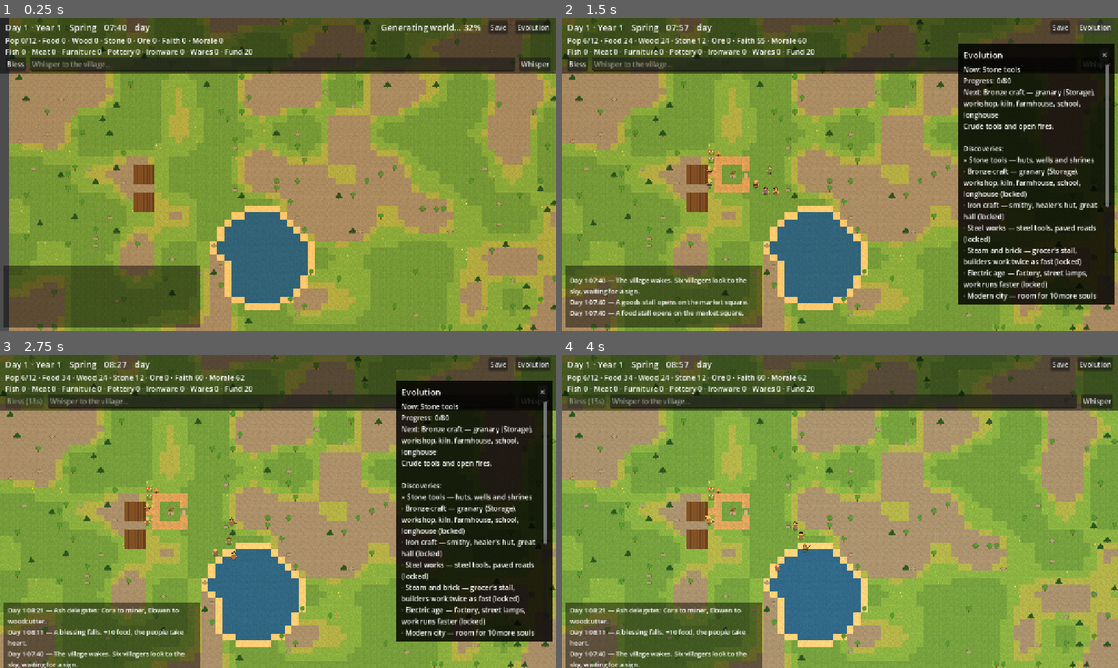
Above: before the commit, frames 1-4 (two rows, left to right).
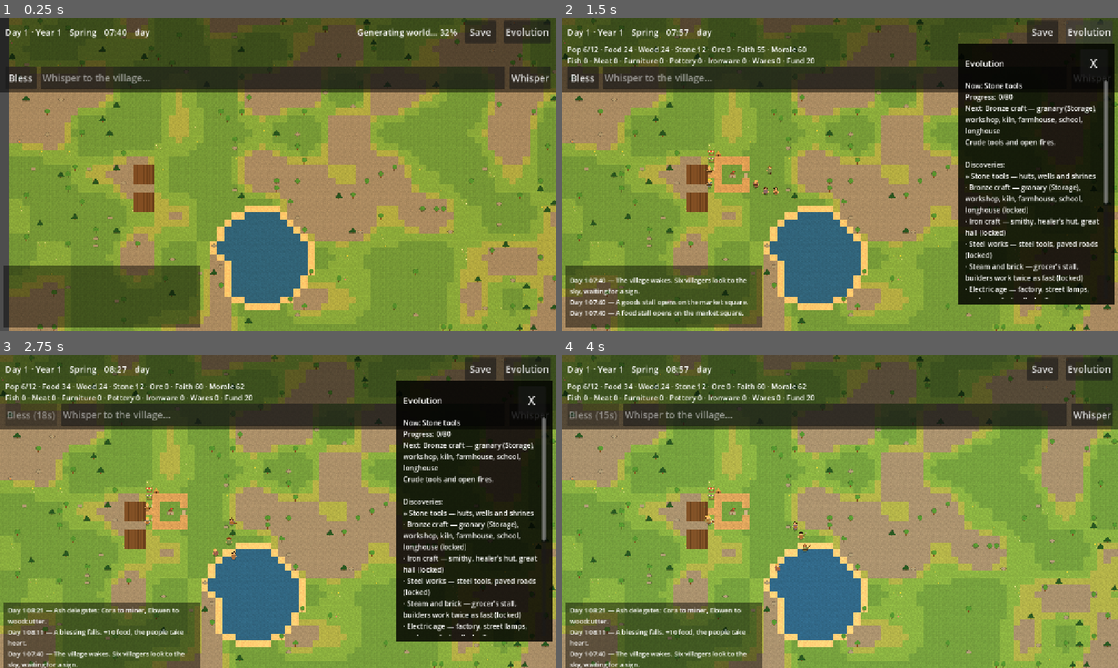
Above: after the commit, the same moments.

Repository: japage1928/godciv
Game: Godot game, scene res://scenes/main.tscn
The game is run twice, just before and just after one commit, with the same random seed, the same clock (stepped at 60 frames per second) and the same inputs.
Inputs:
- Up to frame 1 (0.25 s): no input
- Up to frame 2 (1.5 s): click "Save" at 0.5 s; click "Evolution" at 1.25 s
- Up to frame 3 (2.75 s): click "Bless" at 2 s
- Up to frame 4 (4 s): click "Whisper" at 2.75 s; click "✕" (after the commit: "X") at 3.5 s

The runs differ from the first frame. In frame 1, 12% of the frame differs, in the area x 0-100%, y 0-24%; in frame 2, 17%; in frame 3, 17%, in the area x 0-100%, y 0-91%; in frame 4, 12%.

Commit message:
GodCiv mobile pass: phone-sized HUD (split rows, thumb buttons, readable log), sidebar/card near-full-width on portrait, plain X close buttons

Diff:
--- a/godot/scripts/ui/evolution_sidebar.gd
+++ b/godot/scripts/ui/evolution_sidebar.gd
@@ -3,19 +3,27 @@
 
 # Collapsible sidebar for the evolution layer, Phase 3 fix (John,
 # Nov 5, 2026): the top HUD stays simple — basic info only — and
-# the whole evolution of tech advancements lives here, collapsed by
-# default, opened by one tap on the Evolution button in the top bar.
-# It shows the current discovery and its progress, the next
+# the whole evolution of tech advancements lives here, collapsed
+# by default, opened by one tap on the Evolution button in the top
+# bar. It shows the current discovery and its progress, the next
 # discovery, the full tech tree (discovered / current / locked),
 # and villager progression (class ladder, jobs unlocked per
 # discovery, tool tiers). It only reads GodCivEconomy tables and
 # the tech level/progress the HUD passes in — no sim rules live
 # here. It closes via the X button, the Evolution button again, or
-# a tap outside it (the HUD hides it when a villager card opens or
-# an empty tap lands). It sits on the right edge and never covers
-# the whole screen.
+# a tap outside it (the HUD hides it when a villager card opens
+# or an empty tap lands). It sits on the right edge and never
+# covers the whole screen.
+#
+# Mobile pass (John, Nov 5, 2026): on a portrait phone the panel
+# is most of the screen width, text is phone-sized, and the X is
+# a plain ASCII "X" on a real thumb-sized button — the old "✕"
+# glyph rendered as a fallback box on some fonts and the last
+# play-check could not confirm it closed anything.
 
+var _title_label: Label
 var _body_label: Label
+var _close_button: Button
 var _tech_level: int = 0
 var _tech_progress: int = 0
 var _last_text: String = ""
@@ -24,43 +32,57 @@
 func _ready() -> void:
 	visible = false
 	set_anchors_preset(Control.PRESET_CENTER_RIGHT)
-	offset_left = -368
-	offset_top = -300
-	offset_right = -8
-	offset_bottom = 300
 	var style := StyleBoxFlat.new()
 	style.bg_color = Color(0.0, 0.0, 0.0, 0.82)
-	style.content_margin_left = 12.0
-	style.content_margin_right = 12.0
-	style.content_margin_top = 10.0
-	style.content_margin_bottom = 10.0
+	style.content_margin_left = 16.0
+	style.content_margin_right = 16.0
+	style.content_margin_top = 12.0
+	style.content_margin_bottom = 12.0
 	add_theme_stylebox_override("panel", style)
 	var column := VBoxContainer.new()
-	column.add_theme_constant_override("separation", 6)
+	column.add_theme_constant_override("separation", 8)
 	add_child(column)
 	var title_row := HBoxContainer.new()
-	title_row.add_theme_constant_override("separation", 8)
+	title_row.add_theme_constant_override("separation", 10)
 	column.add_child(title_row)
-	var title_label := Label.new()
-	title_label.text = "Evolution"
-	title_label.add_theme_font_size_override("font_size", 20)
-	title_label.add_theme_color_override("font_color", Color(1, 1, 1))
-	title_label.size_flags_horizontal = Control.SIZE_EXPAND_FILL
-	title_row.add_child(title_label)
-	var close_button := Button.new()
-	close_button.text = "✕"
-	close_button.pressed.connect(hide_sidebar)
-	title_row.add_child(close_button)
+	_title_label = Label.new()
+	_title_label.text = "Evolution"
+	_title_label.add_theme_color_override("font_color", Color(1, 1, 1))
+	_title_label.size_flags_horizontal = Control.SIZE_EXPAND_FILL
+	title_row.add_child(_title_label)
+	_close_button = GodCivPhoneUI.make_close_button(get_viewport())
+	_close_button.pressed.connect(hide_sidebar)
+	title_row.add_child(_close_button)
 	var scroll := ScrollContainer.new()
 	scroll.size_flags_vertical = Control.SIZE_EXPAND_FILL
 	scroll.horizontal_scroll_mode = ScrollContainer.SCROLL_MODE_DISABLED
 	column.add_child(scroll)
 	_body_label = Label.new()
-	_body_label.add_theme_font_size_override("font_size", 16)
 	_body_label.add_theme_color_override("font_color", Color(1, 1, 1))
 	_body_label.autowrap_mode = TextServer.AUTOWRAP_WORD_SMART
 	_body_label.size_flags_horizontal = Control.SIZE_EXPAND_FILL
 	scroll.add_child(_body_label)
+	apply_layout()
+
+
+# Geometry + fonts for the current orientation. Called from
+# _ready and from the HUD when the viewport flips.
+func apply_layout() -> void:
+	var vp := get_viewport()
+	var phone: bool = GodCivPhoneUI.is_portrait(vp)
+	var w: float = vp.get_visible_rect().size.x
+	if phone:
+		offset_left = -w * 0.88
+		offset_top = -560
+		offset_bottom = 560
+	else:
+		offset_left = -368
+		offset_top = -300
+		offset_bottom = 300
+	offset_right = -8
+	_title_label.add_theme_font_size_override("font_size", GodCivPhoneUI.title_font(vp))
+	_body_label.add_theme_font_size_override("font_size", 44 if phone else 16)
+	GodCivPhoneUI.style_close_button(_close_button, vp)
 
 
 func show_sidebar() -> void:
--- a/godot/scripts/ui/hud.gd
+++ b/godot/scripts/ui/hud.gd
@@ -1,31 +1,45 @@
 class_name GodCivHud
 extends CanvasLayer
 
-# HUD, Phase 3 fix: one top bar with four rows — the clock row (Phase 0),
-# a village row (population, stockpile, faith, morale), an economy
-# row (fish, meat, products, fund), and the god bar (Bless + Whisper)
-# — plus a log panel at the bottom left, a villager card on the right
-# when a villager is tapped, and a collapsible Evolution sidebar
-# (collapsed by default). The top bar stays simple, per John's Nov 5
-# rule: all tech/discovery detail lives in the sidebar, never up top.
+# HUD, mobile pass (John, Nov 5, 2026): one top bar — the clock
+# row (Day/Season/time/phase + status + Save + Evolution),
+# village numbers, economy numbers, and the god bar (Bless +
+# Whisper) — plus a log panel at the bottom left, a villager
+# card on the right when a villager is tapped, and a collapsible
+# Evolution sidebar (collapsed by default). The top bar stays
+# simple, per John's Nov 5 rule: all tech/discovery detail
+# lives in the sidebar, never up top.
+#
+# Phone portrait: the whole 1280-unit canvas is squeezed into
+# ~390 CSS px, so fonts scale ~2.6x, every button is a real
+# thumb target (min ~44 CSS px), and the village/economy rows
+# split across two lines so they fit. Rotating the phone
+# rebuilds the top bar for the new orientation. Landscape keeps
+# the desktop layout.
 
 signal save_requested
 signal bless_requested
 signal whisper_requested(text: String)
 
+var _top_panel: PanelContainer
+var _log_panel: PanelContainer
 var _day_label: Label
 var _season_label: Label
 var _time_label: Label
 var _phase_label: Label
 var _status_label: Label
 var _village_label: Label
+var _village_label_b: Label
 var _economy_label: Label
+var _economy_label_b: Label
 var _bless_button: Button
 var _evolution_button: Button
 var _whisper_edit: LineEdit
 var _log_label: Label
+var _log_text: String = ""
 var _villager_card: GodCivVillagerCard
 var _evolution_sidebar: GodCivEvolutionSidebar
+var _phone: bool = false
 var _last_clock_text: String = ""
 var _last_village_text: String = ""
 var _last_economy_text: String = ""
@@ -34,90 +48,9 @@
 
 func _ready() -> void:
 	layer = 10
-	var panel := PanelContainer.new()
-	panel.set_anchors_preset(Control.PRESET_TOP_WIDE)
-	var style := StyleBoxFlat.new()
-	style.bg_color = Color(0.0, 0.0, 0.0, 0.5)
-	style.content_margin_left = 12.0
-	style.content_margin_right = 12.0
-	style.content_margin_top = 6.0
-	style.content_margin_bottom = 6.0
-	panel.add_theme_stylebox_override("panel", style)
-	add_child(panel)
-	var column := VBoxContainer.new()
-	column.add_theme_constant_override("separation", 2)
-	panel.add_child(column)
-	# Row 1: clock (Phase 0).
-	var row := HBoxContainer.new()
-	row.add_theme_constant_override("separation", 18)
-	column.add_child(row)
-	_day_label = _make_label(row, "Day 1")
-	_season_label = _make_label(row, "Spring")
-	_time_label = _make_label(row, "07:41")
-	_phase_label = _make_label(row, "Day")
-	var spacer := Control.new()
-	spacer.size_flags_horizontal = Control.SIZE_EXPAND_FILL
-	row.add_child(spacer)
-	_status_label = _make_label(row, "")
-	var save_button := Button.new()
-	save_button.text = "Save"
-	save_button.pressed.connect(func() -> void: save_requested.emit())
-	row.add_child(save_button)
-	_evolution_button = Button.new()
-	_evolution_button.text = "Evolution"
-	_evolution_button.pressed.connect(_on_evolution_button_pressed)
-	row.add_child(_evolution_button)
-	# Row 2: village numbers.
-	var vrow := HBoxContainer.new()
-	vrow.add_theme_constant_override("separation", 18)
-	column.add_child(vrow)
-	_village_label = _make_label(vrow, "Pop 0/12 · Food 0 · Wood 0 · Stone 0 · Ore 0 · Faith 0 · Morale 0")
-	_village_label.add_theme_font_size_override("font_size", 17)
-	# Row 3: economy numbers (Phase 2).
-	var erow := HBoxContainer.new()
-	erow.add_theme_constant_override("separation", 18)
-	column.add_child(erow)
-	_economy_label = _make_label(erow, "Fish 0 · Meat 0 · Furniture 0 · Pottery 0 · Ironware 0 · Wares 0 · Fund 20")
-	_economy_label.add_theme_font_size_override("font_size", 17)
-	# Row 4: god bar.
-	var grow := HBoxContainer.new()
-	grow.add_theme_constant_override("separation", 10)
-	column.add_child(grow)
-	_bless_button = Button.new()
-	_bless_button.text = "Bless"
-	_bless_button.pressed.connect(func() -> void: bless_requested.emit())
-	grow.add_child(_bless_button)
-	_whisper_edit = LineEdit.new()
-	_whisper_edit.placeholder_text = "Whisper to the village…"
-	_whisper_edit.size_flags_horizontal = Control.SIZE_EXPAND_FILL
-	grow.add_child(_whisper_edit)
-	var whisper_button := Button.new()
-	whisper_button.text = "Whisper"
-	whisper_button.pressed.connect(_on_whisper_pressed)
-	grow.add_child(whisper_button)
-	# Log panel, bottom left. It never eats input: taps pass
-	# through to the camera drag underneath.
-	var log_panel := PanelContainer.new()
-	log_panel.set_anchors_preset(Control.PRESET_BOTTOM_LEFT)
-	log_panel.offset_left = 8
-	log_panel.offset_top = -150
-	log_panel.offset_right = 460
-	log_panel.offset_bottom = -8
-	var log_style := StyleBoxFlat.new()
-	log_style.bg_color = Color(0.0, 0.0, 0.0, 0.45)
-	log_style.content_margin_left = 10.0
-	log_style.content_margin_right = 10.0
-	log_style.content_margin_top = 6.0
-	log_style.content_margin_bottom = 6.0
-	log_panel.add_theme_stylebox_override("panel", log_style)
-	log_panel.mouse_filter = Control.MOUSE_FILTER_IGNORE
-	add_child(log_panel)
-	_log_label = Label.new()
-	_log_label.add_theme_font_size_override("font_size", 15)
-	_log_label.add_theme_color_override("font_color", Color(1, 1, 1))
-	_log_label.autowrap_mode = TextServer.AUTOWRAP_WORD_SMART
-	_log_label.mouse_filter = Control.MOUSE_FILTER_IGNORE
-	log_panel.add_child(_log_label)
+	_phone = GodCivPhoneUI.is_portrait(get_viewport())
+	_build_top_bar()
+	_build_log_panel()
 	# Villager card, right side, hidden until a villager is tapped.
 	_villager_card = GodCivVillagerCard.new()
 	add_child(_villager_card)
@@ -125,15 +58,141 @@
 	# all tech/discovery detail so the top bar stays simple.
 	_evolution_sidebar = GodCivEvolutionSidebar.new()
 	add_child(_evolution_sidebar)
-
-
-func _make_label(parent: Control, text: String) -> Label:
+	get_viewport().size_changed.connect(_on_viewport_resized)
+
+
+func _add_row(column: VBoxContainer) -> HBoxContainer:
+	var r := HBoxContainer.new()
+	r.add_theme_constant_override("separation", 22 if _phone else 18)
+	column.add_child(r)
+	return r
+
+
+func _make_label(parent: Control, text: String, font_size: int) -> Label:
 	var label := Label.new()
 	label.text = text
-	label.add_theme_font_size_override("font_size", 20)
+	label.add_theme_font_size_override("font_size", font_size)
 	label.add_theme_color_override("font_color", Color(1, 1, 1))
 	parent.add_child(label)
 	return label
+
+
+func _build_top_bar() -> void:
+	# Rebuilt on rotation: the old panel (and its buttons) is
+	# freed, the caches reset so the next update repopulates the
+	# new labels, and everything is rebuilt for the new class.
+	if is_instance_valid(_top_panel):
+		_top_panel.free()
+	_last_clock_text = ""
+	_last_village_text = ""
+	_last_economy_text = ""
+	_last_bless_text = ""
+	var vp := get_viewport()
+	_top_panel = PanelContainer.new()
+	_top_panel.set_anchors_preset(Control.PRESET_TOP_WIDE)
+	var style := StyleBoxFlat.new()
+	style.bg_color = Color(0.0, 0.0, 0.0, 0.5)
+	style.content_margin_left = 16.0 if _phone else 12.0
+	style.content_margin_right = 16.0 if _phone else 12.0
+	style.content_margin_top = 8.0 if _phone else 6.0
+	style.content_margin_bottom = 8.0 if _phone else 6.0
+	_top_panel.add_theme_stylebox_override("panel", style)
+	add_child(_top_panel)
+	var column := VBoxContainer.new()
+	column.add_theme_constant_override("separation", 4 if _phone else 2)
+	_top_panel.add_child(column)
+	# Row 1: clock.
+	var row := _add_row(column)
+	_day_label = _make_label(row, "Day 1", GodCivPhoneUI.body_font(vp))
+	_season_label = _make_label(row, "Spring", GodCivPhoneUI.body_font(vp))
+	_time_label = _make_label(row, "07:41", GodCivPhoneUI.body_font(vp))
+	_phase_label = _make_label(row, "Day", GodCivPhoneUI.body_font(vp))
+	var spacer := Control.new()
+	spacer.size_flags_horizontal = Control.SIZE_EXPAND_FILL
+	row.add_child(spacer)
+	_status_label = _make_label(row, "", GodCivPhoneUI.body_font(vp))
+	var save_button := GodCivPhoneUI.big_button(vp, "Save")
+	save_button.pressed.connect(func() -> void: save_requested.emit())
+	row.add_child(save_button)
+	_evolution_button = GodCivPhoneUI.big_button(vp, "Evolution")
+	_evolution_button.pressed.connect(_on_evolution_button_pressed)
+	row.add_child(_evolution_button)
+	# Village numbers: one line on desktop, two on phone so the
+	# line fits the narrow screen at phone font size.
+	_village_label = _make_label(_add_row(column), "", GodCivPhoneUI.small_font(vp))
+	if _phone:
+		_village_label_b = _make_label(_add_row(column), "", GodCivPhoneUI.small_font(vp))
+	else:
+		_village_label_b = null
+	# Economy numbers: same split as the village row.
+	_economy_label = _make_label(_add_row(column), "", GodCivPhoneUI.small_font(vp))
+	if _phone:
+		_economy_label_b = _make_label(_add_row(column), "", GodCivPhoneUI.small_font(vp))
+	else:
+		_economy_label_b = null
+	# God bar.
+	var grow := HBoxContainer.new()
+	grow.add_theme_constant_override("separation", 14 if _phone else 10)
+	column.add_child(grow)
+	_bless_button = GodCivPhoneUI.big_button(vp, "Bless")
+	_bless_button.pressed.connect(func() -> void: bless_requested.emit())
+	grow.add_child(_bless_button)
+	_whisper_edit = LineEdit.new()
+	_whisper_edit.placeholder_text = "Whisper to the village…"
+	_whisper_edit.size_flags_horizontal = Control.SIZE_EXPAND_FILL
+	_whisper_edit.add_theme_font_size_override("font_size", GodCivPhoneUI.button_font(vp))
+	_whisper_edit.custom_minimum_size = Vector2(0, GodCivPhoneUI.thumb_min(vp).y)
+	grow.add_child(_whisper_edit)
+	var whisper_button := GodCivPhoneUI.big_button(vp, "Whisper")
+	whisper_button.pressed.connect(_on_whisper_pressed)
+	grow.add_child(whisper_button)
+
+
+func _build_log_panel() -> void:
+	# Log panel, bottom left. It never eats input: taps pass
+	# through to the camera drag underneath.
+	if is_instance_valid(_log_panel):
+		_log_panel.free()
+	_log_panel = PanelContainer.new()
+	_log_panel.set_anchors_preset(Control.PRESET_BOTTOM_LEFT)
+	var vw: float = get_viewport().get_visible_rect().size.x
+	if _phone:
+		_log_panel.offset_left = 8
+		_log_panel.offset_top = -460
+		_log_panel.offset_right = vw * 0.94
+		_log_panel.offset_bottom = -8
+	else:
+		_log_panel.offset_left = 8
+		_log_panel.offset_top = -150
+		_log_panel.offset_right = 460
+		_log_panel.offset_bottom = -8
+	var log_style := StyleBoxFlat.new()
+	log_style.bg_color = Color(0.0, 0.0, 0.0, 0.45)
+	log_style.content_margin_left = 10.0
+	log_style.content_margin_right = 10.0
+	log_style.content_margin_top = 6.0
+	log_style.content_margin_bottom = 6.0
+	_log_panel.add_theme_stylebox_override("panel", log_style)
+	_log_panel.mouse_filter = Control.MOUSE_FILTER_IGNORE
+	add_child(_log_panel)
+	_log_label = Label.new()
+	_log_label.add_theme_font_size_override("font_size", GodCivPhoneUI.log_font(get_viewport()))
+	_log_label.add_theme_color_override("font_color", Color(1, 1, 1))
+	_log_label.autowrap_mode = TextServer.AUTOWRAP_WORD_SMART
+	_log_label.mouse_filter = Control.MOUSE_FILTER_IGNORE
+	_log_label.text = _log_text
+	_log_panel.add_child(_log_label)
+
+
+func _on_viewport_resized() -> void:
+	var now_phone: bool = GodCivPhoneUI.is_portrait(get_viewport())
+	if now_phone == _phone:
+		return
+	_phone = now_phone
+	_build_top_bar()
+	_build_log_panel()
+	_villager_card.apply_layout()
+	_evolution_sidebar.apply_layout()
 
 
 func _on_whisper_pressed() -> void:
@@ -156,24 +215,41 @@
 	# Each row updates on its own text. Tech progress moves at dawn
 	# without any village number changing, so the sidebar gets the
 	# fresh tech level/progress on every stats update too.
+	var pop: int = int(stats.get("pop", 0))
+	var pop_cap: int = int(stats.get("pop_cap", 0))
+	var food: int = int(stats.get("food", 0))
+	var wood: int = int(stats.get("wood", 0))
+	var stone: int = int(stats.get("stone", 0))
+	var ore: int = int(stats.get("ore", 0))
+	var faith: int = int(stats.get("faith", 0))
+	var morale: int = int(stats.get("morale", 0))
 	var combined := "Pop %d/%d · Food %d · Wood %d · Stone %d · Ore %d · Faith %d · Morale %d" % [
-		int(stats.get("pop", 0)), int(stats.get("pop_cap", 0)),
-		int(stats.get("food", 0)), int(stats.get("wood", 0)),
-		int(stats.get("stone", 0)), int(stats.get("ore", 0)),
-		int(stats.get("faith", 0)), int(stats.get("morale", 0)),
+		pop, pop_cap, food, wood, stone, ore, faith, morale,
 	]
 	if combined != _last_village_text:
 		_last_village_text = combined
-		_village_label.text = combined
+		if _phone:
+			_village_label.text = "Pop %d/%d · Food %d · Wood %d · Stone %d" % [pop, pop_cap, food, wood, stone]
+			_village_label_b.text = "Ore %d · Faith %d · Morale %d" % [ore, faith, morale]
+		else:
+			_village_label.text = combined
+	var fish: int = int(stats.get("fish", 0))
+	var meat: int = int(stats.get("meat", 0))
+	var furniture: int = int(stats.get("furniture", 0))
+	var pottery: int = int(stats.get("pottery", 0))
+	var ironware: int = int(stats.get("ironware", 0))
+	var wares: int = int(stats.get("wares", 0))
+	var fund: int = int(stats.get("fund", 0))
 	var economy := "Fish %d · Meat %d · Furniture %d · Pottery %d · Ironware %d · Wares %d · Fund %d" % [
-		int(stats.get("fish", 0)), int(stats.get("meat", 0)),
-		int(stats.get("furniture", 0)), int(stats.get("pottery", 0)),
-		int(stats.get("ironware", 0)), int(stats.get("wares", 0)),
-		int(stats.get("fund", 0)),
+		fish, meat, furniture, pottery, ironware, wares, fund,
 	]
 	if economy != _last_economy_text:
 		_last_economy_text = economy
-		_economy_label.text = economy
+		if _phone:
+			_economy_label.text = "Fish %d · Meat %d · Furniture %d · Pottery %d" % [fish, meat, furniture, pottery]
+			_economy_label_b.text = "Ironware %d · Wares %d · Fund %d" % [ironware, wares, fund]
+		else:
+			_economy_label.text = economy
 	_evolution_sidebar.set_progress(int(stats.get("tech_level", 0)), int(stats.get("tech_progress", 0)))
 	refresh_villager_card()
 
@@ -210,7 +286,8 @@
 
 
 func set_log(lines: Array) -> void:
-	_log_label.text = "\n".join(lines)
+	_log_text = "\n".join(lines)
+	_log_label.text = _log_text
 
 
 func set_status(text: String) -> void:
--- a/godot/scripts/ui/villager_card.gd
+++ b/godot/scripts/ui/villager_card.gd
@@ -10,6 +10,7 @@
 
 var _title_label: Label
 var _body_label: Label
+var _close_button: Button
 var _villager: Node = null
 var _village: Node = null
 
@@ -17,42 +18,61 @@
 func _ready() -> void:
 	visible = false
 	set_anchors_preset(Control.PRESET_CENTER_RIGHT)
-	offset_left = -384
-	offset_top = -260
-	offset_right = -8
-	offset_bottom = 260
 	var style := StyleBoxFlat.new()
 	style.bg_color = Color(0.0, 0.0, 0.0, 0.82)
-	style.content_margin_left = 12.0
-	style.content_margin_right = 12.0
-	style.content_margin_top = 10.0
-	style.content_margin_bottom = 10.0
+	style.content_margin_left = 16.0
+	style.content_margin_right = 16.0
+	style.content_margin_top = 12.0
+	style.content_margin_bottom = 12.0
 	add_theme_stylebox_override("panel", style)
 	var column := VBoxContainer.new()
-	column.add_theme_constant_override("separation", 6)
+	column.add_theme_constant_override("separation", 8)
 	add_child(column)
 	var title_row := HBoxContainer.new()
-	title_row.add_theme_constant_override("separation", 8)
+	title_row.add_theme_constant_override("separation", 10)
 	column.add_child(title_row)
 	_title_label = Label.new()
-	_title_label.add_theme_font_size_override("font_size", 20)
 	_title_label.add_theme_color_override("font_color", Color(1, 1, 1))
 	_title_label.size_flags_horizontal = Control.SIZE_EXPAND_FILL
 	title_row.add_child(_title_label)
-	var close_button := Button.new()
-	close_button.text = "✕"
-	close_button.pressed.connect(hide_card)
-	title_row.add_child(close_button)
+	_close_button = GodCivPhoneUI.make_close_button(get_viewport())
+	_close_button.pressed.connect(hide_card)
+	title_row.add_child(_close_button)
 	var scroll := ScrollContainer.new()
 	scroll.size_flags_vertical = Control.SIZE_EXPAND_FILL
 	scroll.horizontal_scroll_mode = ScrollContainer.SCROLL_MODE_DISABLED
 	column.add_child(scroll)
 	_body_label = Label.new()
-	_body_label.add_theme_font_size_override("font_size", 16)
 	_body_label.add_theme_color_override("font_color", Color(1, 1, 1))
 	_body_label.autowrap_mode = TextServer.AUTOWRAP_WORD_SMART
 	_body_label.size_flags_horizontal = Control.SIZE_EXPAND_FILL
 	scroll.add_child(_body_label)
+	apply_layout()
+
+
+# Geometry + fonts for the current orientation. Called from
+# _ready and from the HUD when the viewport flips. Mobile pass
+# (John, Nov 5, 2026): on a portrait phone the card is most of
+# the screen width with phone-sized text, and the X is a plain
+# ASCII "X" on a real thumb-sized button — the old "✕" glyph
+# rendered as a fallback box on some fonts and the last
+# play-check could not confirm it closed anything.
+func apply_layout() -> void:
+	var vp := get_viewport()
+	var phone: bool = GodCivPhoneUI.is_portrait(vp)
+	var w: float = vp.get_visible_rect().size.x
+	if phone:
+		offset_left = -w * 0.88
+		offset_top = -520
+		offset_bottom = 520
+	else:
+		offset_left = -384
+		offset_top = -260
+		offset_bottom = 260
+	offset_right = -8
+	_title_label.add_theme_font_size_override("font_size", GodCivPhoneUI.title_font(vp))
+	_body_label.add_theme_font_size_override("font_size", 44 if phone else 16)
+	GodCivPhoneUI.style_close_button(_close_button, vp)
 
 
 func show_card(v: Node, village: Node) -> void:
